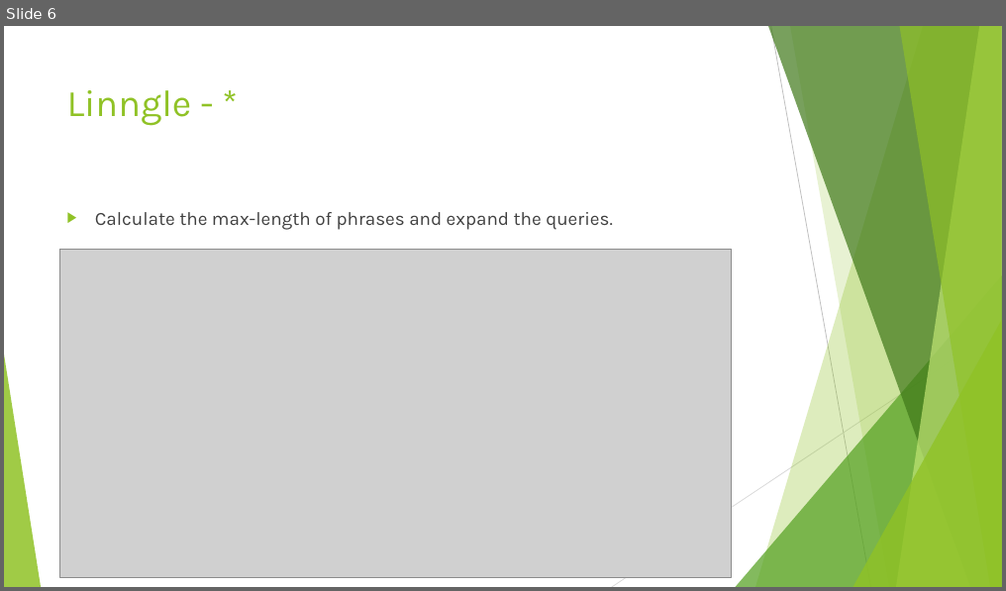
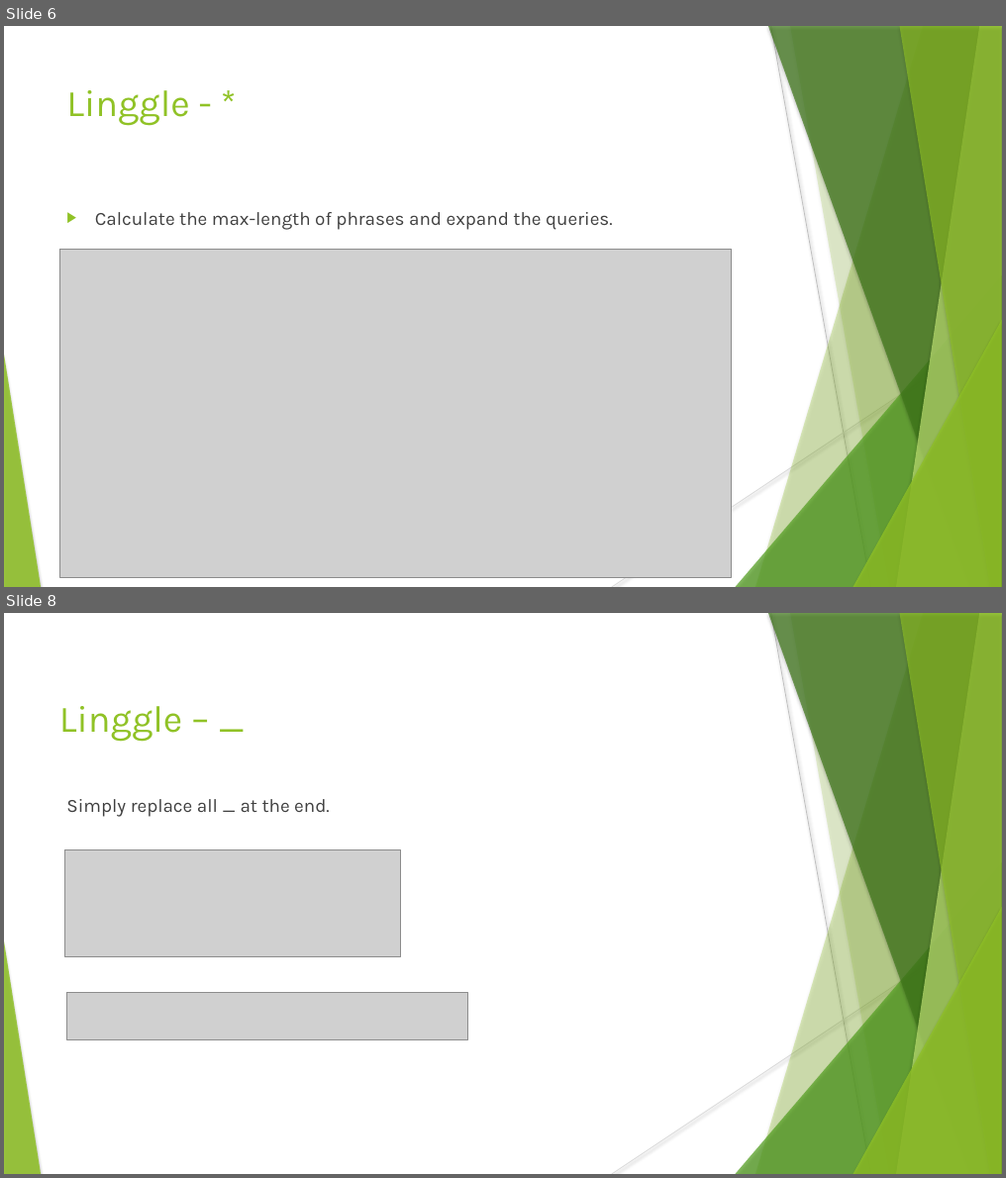
Before and after one commit to pride829/Class-NLP, a slide deck: nlp_week7/Mini report.pptx. Shown one above the other, each under a label of ours: slide 6 before the commit, slides 6 and 8 after it; the slides between them are not shown. The pictures are 1006x591 and 1006x1178 pixels, drawn with LibreOffice and Linux fonts; fonts in the diff are those of the drawing; grey boxes stand for pictures. Boxes give left, top, right and bottom in pixels: in the first picture for what was removed or moved away, otherwise in the second. Text is boxed around its words. In the diff, an @@ line names an element or a change of style, - is before the commit and + after.

```diff
--- a/nlp_week7/Mini report.pptx
+++ b/nlp_week7/Mini report.pptx
@@ slide 8 added at [4,613,1002,1174], background #FFFFFF; not listed: 10 template elements that a slide beside it also shows @@
@@ text added at [59,706,182,741], 36 pt, text #90C226 @@
+Linggle – _
@@ text added at [66,799,330,817], 18 pt, text #404040 @@
+Simply replace all _ at the end.
@@ picture added at [64,850,401,958] @@
@@ picture added at [67,993,468,1040] @@
@@ slide 6 changed as well @@
@@ line (771, 26) - (871, 587): stroke #BFBFBF 0.75 pt to #BFBFBF 0.74 pt @@
@@ freeform shape at [790,26,1002,587]: shadow on; outline redrawn @@
@@ text at [66,90,189,126]: text changed @@
-Linngle - *
+Linggle - *
@@ text "Calculate the max-length of phrases ..." at [95,212,613,230]: indent changed @@
@@ shadow on in 6 elements at [755,26,1002,587], [736,275,1002,587], [768,26,1002,587], [896,26,1002,587], [899,26,1002,587], [853,320,1002,587] @@
@@ line (1002, 328) - (612, 587): stroke #D9D9D9 0.75 pt to #D9D9D9 0.74 pt @@
```
Also in this commit, not shown: 8 other slides changed, 2 other files.
